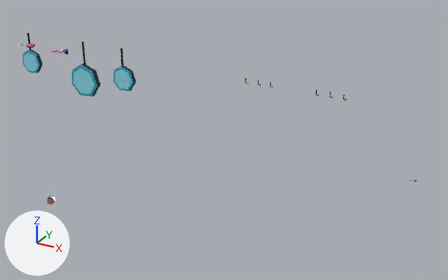
One commit to the FBX model Assets/My Assets/Art/Objects/Interiors/INT_BucklePrince_Theftables.fbx: the scene before it, then after it.
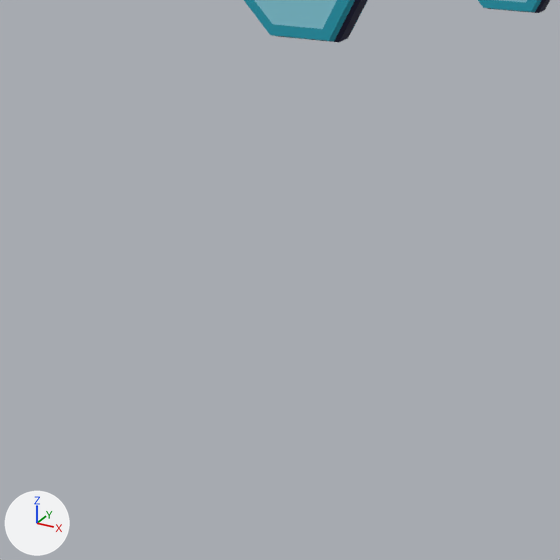
The first picture shows the older version from a 50 mm lens placed at (25.9, -22.3, 24.1), pointed at (3.0, 19.2, 3.3). The close-ups show both versions on the part from 7% to 30% of the width and 32% to 69% of the height of that picture; other places that the commit changed are outside them. Lighting does not change. The marker at lower left points along +X, +Y and +Z. Where no turn or scale is listed for an object, it has been applied to the vertices.

The first close-up shows 'Buckles.046', 'Buckles.047'.
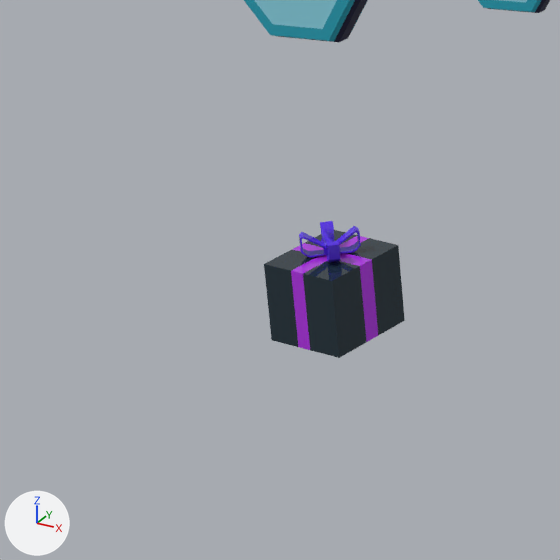
Location of each change, (x1, y1, x2, y2) in pixels of the close-ups (560 x 560 px):
'Gift_Lorge', added: after (264, 221, 405, 358)

The change, as a list of edits to the scene's bpy script:
```text
Add me_cube_806:
    me_cube_806.from_pydata(...)  # 182 vertices, 202 faces; spans x -0.74..0.74, y -0.87..0.87, z 0.01..1.86
    me_cube_806.materials.append(mat_palette_specials)  # picture img_palette_specials_png
Add ob_gift_lorge:
    ob_gift_lorge = bpy.data.objects.new('Gift_Lorge', me_cube_806)
    ob_gift_lorge.location = (-10.12, 17.87, 0.02)
```
